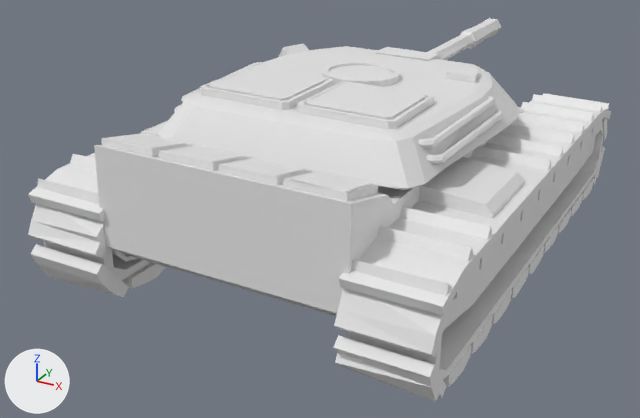
An edit to the glTF model assets/tank_sniper.glb, drawn before and after from the same camera.
Camera for both pictures: a 50 mm camera at (2.71, -6.02, 2.92) aimed at (-0.35, -0.46, 0.14). The axes (+X, +Y, +Z) are drawn at lower left. The lights are the same throughout. The picture after the commit comes second. Where no turn or scale is listed for an object, it has been applied to the vertices.

Names of what the first picture shows: 'TankBody', 'TankTurret'.
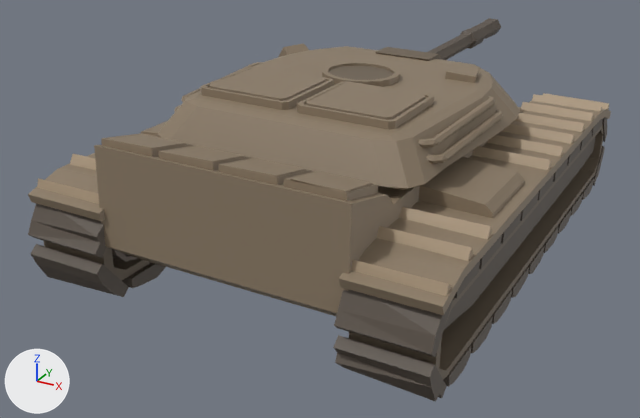
The change, as a diff of the scene's bpy script:
```diff
--- a/assets/tank_sniper.glb.py
+++ b/assets/tank_sniper.glb.py
@@ mat_tankdark @@
 n2 = _N.new('ShaderNodeMix'); n2.name = 'Mix'
 n2.inputs[0].default_value = 1.0  # 'Factor'
-n2.inputs[7].default_value = (0.8, 0.8, 0.8, 1.0)  # 'B', white #e7e7e7
+n2.inputs[7].default_value = (0.153, 0.118, 0.0799, 1.0)  # 'B', brown #6d6050
 n3 = _N.new('ShaderNodeVertexColor'); n3.name = 'Color Attribute'
@@ mat_tankpaint @@
 n2 = _N.new('ShaderNodeMix'); n2.name = 'Mix'
 n2.inputs[0].default_value = 1.0  # 'Factor'
-n2.inputs[7].default_value = (0.8, 0.8, 0.8, 1.0)  # 'B', white #e7e7e7
+n2.inputs[7].default_value = (0.261, 0.199, 0.134, 1.0)  # 'B', brown #8c7b66
 n3 = _N.new('ShaderNodeVertexColor'); n3.name = 'Color Attribute'
@@ mat_tanklight @@
 n2 = _N.new('ShaderNodeMix'); n2.name = 'Mix'
 n2.inputs[0].default_value = 1.0  # 'Factor'
-n2.inputs[7].default_value = (0.8, 0.8, 0.8, 1.0)  # 'B', white #e7e7e7
+n2.inputs[7].default_value = (0.406, 0.309, 0.206, 1.0)  # 'B', beige #ab977d
 n3 = _N.new('ShaderNodeVertexColor'); n3.name = 'Color Attribute'
@@ mat_gunmetal @@
 n2 = _N.new('ShaderNodeMix'); n2.name = 'Mix'
 n2.inputs[0].default_value = 1.0  # 'Factor'
-n2.inputs[7].default_value = (0.8, 0.8, 0.8, 1.0)  # 'B', white #e7e7e7
+n2.inputs[7].default_value = (0.099, 0.0779, 0.06, 1.0)  # 'B', brown #594f45
 n3 = _N.new('ShaderNodeVertexColor'); n3.name = 'Color Attribute'
```

Pixel boxes [x1, y1, x2, y2] of what changed, in the pictures (640 x 418 px):
'TankBody', surface changed (darker)
    both: [28, 93, 611, 402]
'TankTurret', surface changed (white to brown)
    both: [157, 18, 520, 190]
